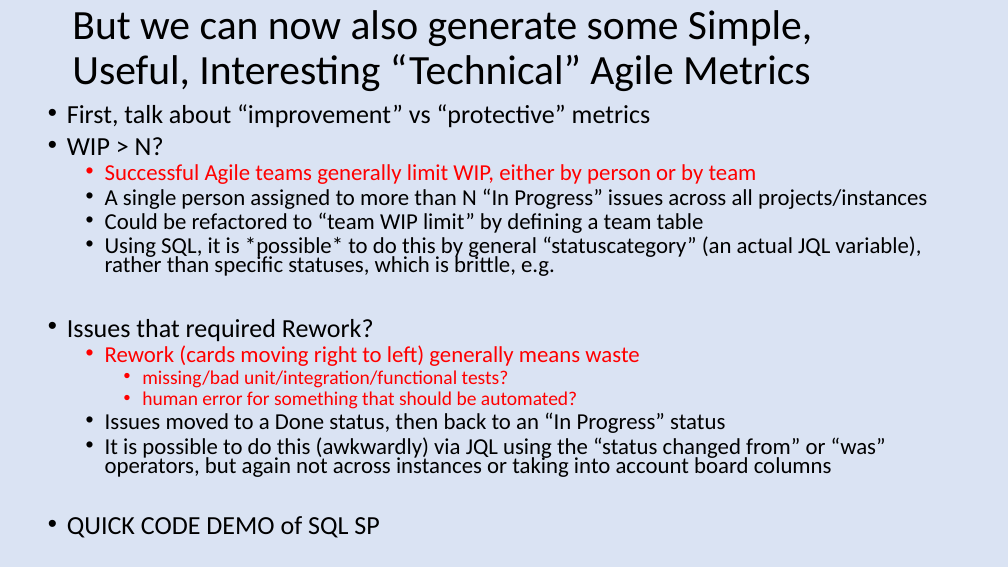
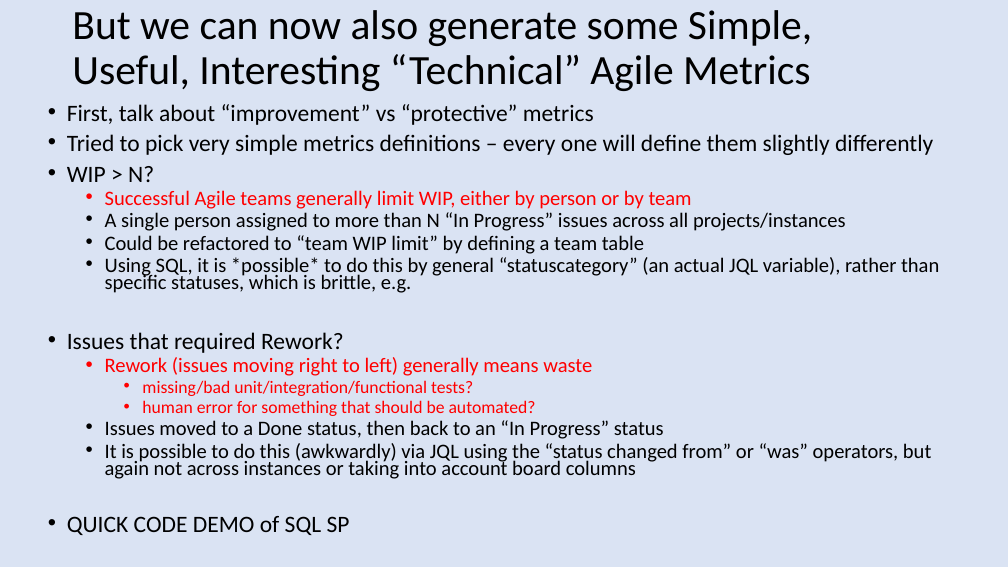
Before and after one commit to bobk/azurejirametrics, a slide deck: slide 6 of docs/Simple Jira Agile Metrics via Python and SQL (and Azure).pptx. Drawn at 1008x567 pixels with LibreOffice and Linux fonts; fonts in the diff are those of the drawing. Boxes give left, top, right and bottom in pixels: in the first picture for what was removed or moved away, otherwise in the second. Text is boxed around its words. In the diff, an @@ line names an element or a change of style, - is before the commit and + after.

Commit message:
useful URLs that discuss potential metrics calculations, take 2

```diff
--- a/docs/Simple Jira Agile Metrics via Python and SQL (and Azure).pptx
+++ b/docs/Simple Jira Agile Metrics via Python and SQL (and Azure).pptx
@@ text at [67,104,939,535]: size 24.8 to 22.4 pt in "First, talk about “improvement” vs “protective” metrics", "WIP > N?", "Issues that required Rework?", "QUICK CODE DEMO of SQL SP"; size 21.7 to 19.6 pt in "Successful Agile teams generally limit WIP, either ...", "A single person assigned to more than ...", "Could be refactored to “team WIP limit” ...", "Using SQL, it is *possible* to do ..." and 2 more places; size 18.6 to 16.8 pt in "missing/bad unit/integration/functional tests?", "human error for something that should be ..." @@
@@ text at [67,134,933,155]: paragraph added @@
+• Tried to pick very simple metrics definitions – every one will define them slightly differently
@@ text at [105,357,592,376]: text changed; size 21.7 to 19.6 pt @@
-  • Rework (cards moving right to left) generally means waste
+  • Rework (issues moving right to left) generally means waste
```
Also in this commit, not shown: 3 other slides changed.
